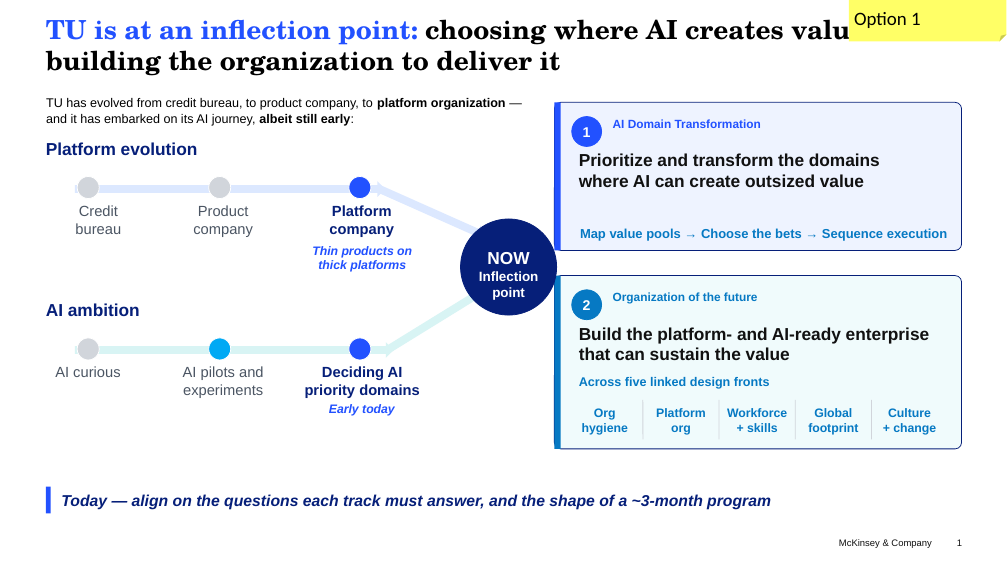
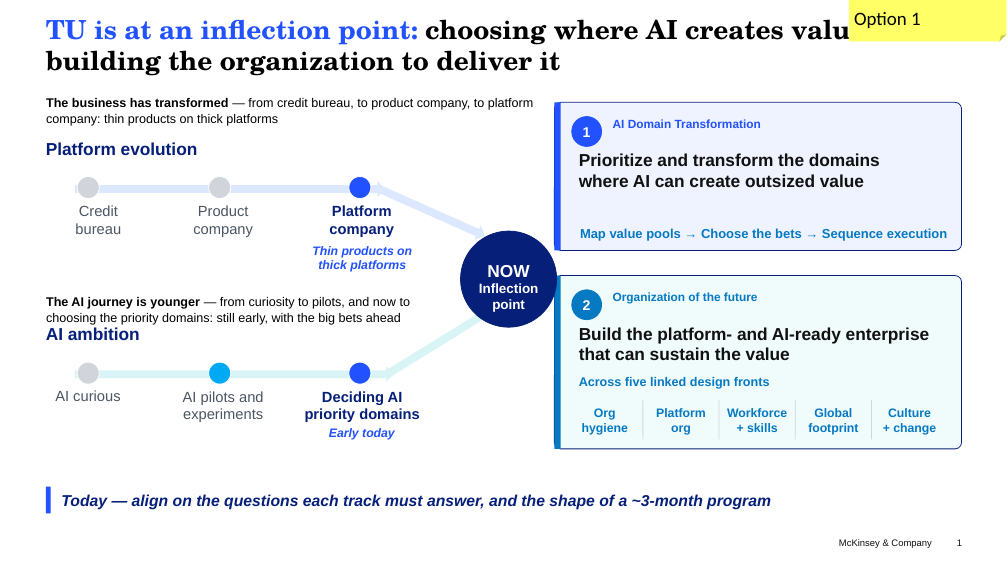
Before and after one commit to parthb102/Repo, a slide deck: slide 1 of proposal/20260721_TU_Three_Pager_vDraft.pptx. Drawn at 1008x567 pixels with LibreOffice and Linux fonts; fonts in the diff are those of the drawing. Boxes give left, top, right and bottom in pixels: in the first picture for what was removed or moved away, otherwise in the second. Text is boxed around its words. In the diff, an @@ line names an element or a change of style, - is before the commit and + after.

```diff
--- a/proposal/20260721_TU_Three_Pager_vDraft.pptx
+++ b/proposal/20260721_TU_Three_Pager_vDraft.pptx
@@ text at <box>46,98,533,126</box>: text changed @@
-TU has evolved from credit bureau, to product company, to platform organization — and it has embarked on its AI journey, albeit still early:
+The business has transformed — from credit bureau, to product company, to platform company: thin products on thick platforms
@@ ellipse "NOW": place and size @@
-ellipse "NOW" at <box>461,219,557,315</box>
+ellipse "NOW" at <box>461,231,557,327</box>
@@ text added at <box>46,297,410,325</box>, 12 pt, text #000000 @@
+The AI journey is younger — from curiosity to pilots, and now to choosing the priority domains: still early, with the big bets ahead
@@ 5 texts, 3 ellipses, 2 right arrows: place and size @@
-5 texts, 3 ellipses, 2 right arrows at <box>46,280,493,416</box>
+5 texts, 3 ellipses, 2 right arrows at <box>46,304,493,440</box>
```
Also in this commit, not shown: 2 other slides changed.
